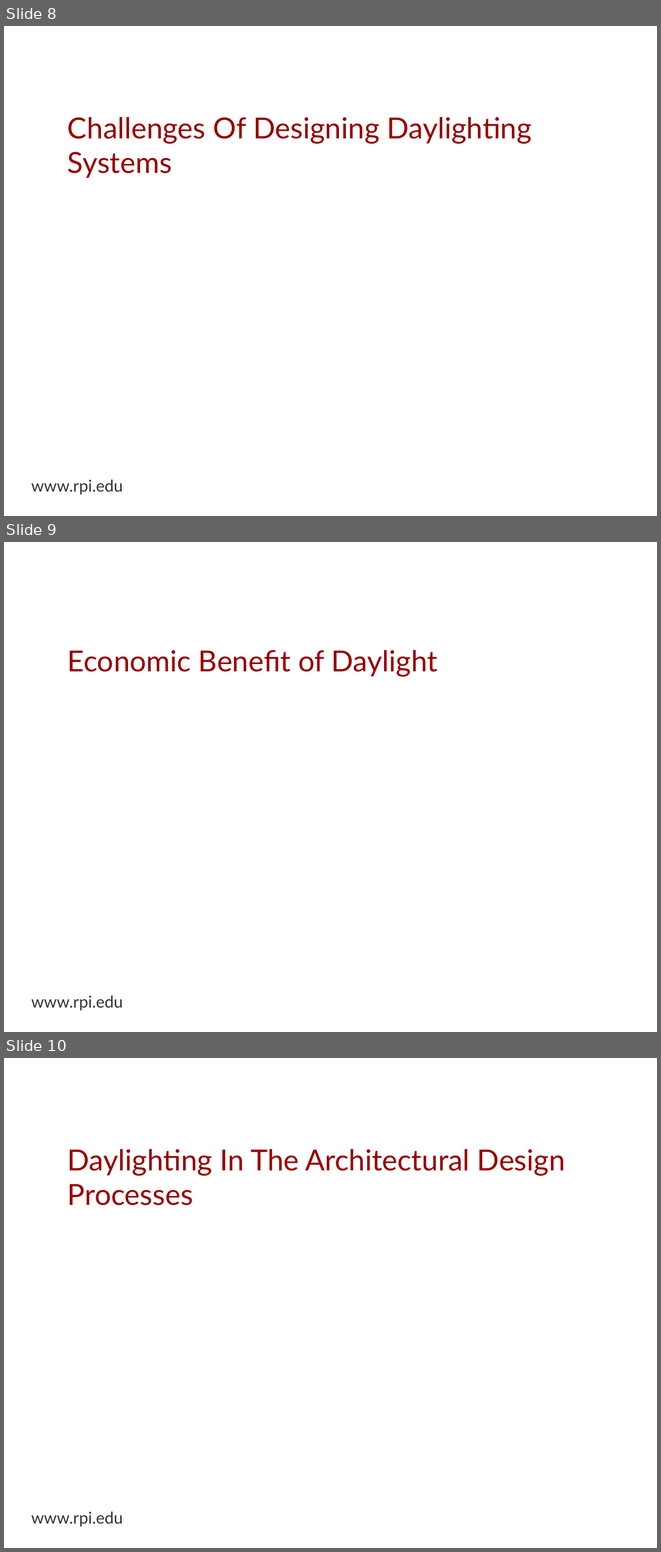
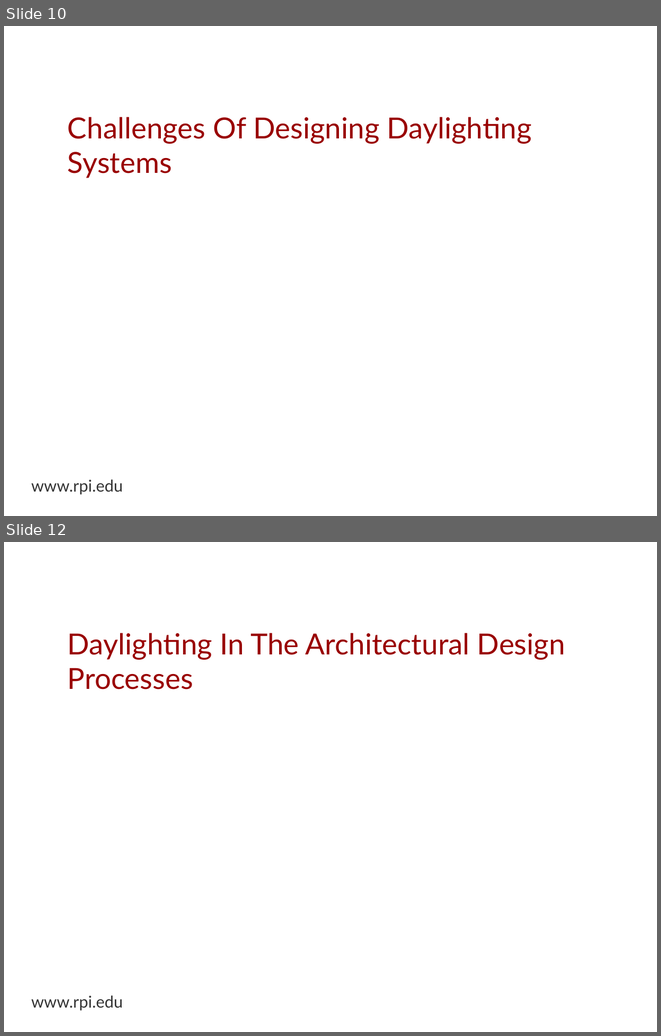
Before and after one commit to espinm2/master_presentation, a slide deck: max_espinoza.odp. Shown one above the other, each under a label of ours: slides 8, 9 and 10 before the commit, slides 10 and 12 after it; the slides between them are not shown. The pictures are 661x1552 and 661x1036 pixels, drawn with LibreOffice and Linux fonts; fonts in the diff are those of the drawing; background and template pictures are left out. Boxes give left, top, right and bottom in pixels: in the first picture for what was removed or moved away, otherwise in the second. Text is boxed around its words. In the diff, an @@ line names an element or a change of style, - is before the commit and + after.

```diff
--- a/max_espinoza.odp
+++ b/max_espinoza.odp
@@ slide 9 removed at (4,542,657,1032), background picture (left out); not listed: 1 template element that a slide beside it also shows @@
@@ title removed at (68,650,438,677) @@
-Economic Benefit of Daylight
@@ what was slide 8 is now slide 10 @@
@@ what was slide 10 is now slide 12 @@
```
Also in this commit, not shown: 2 slides changed, 5 slides added, 2 other slides removed, 1 other file.
